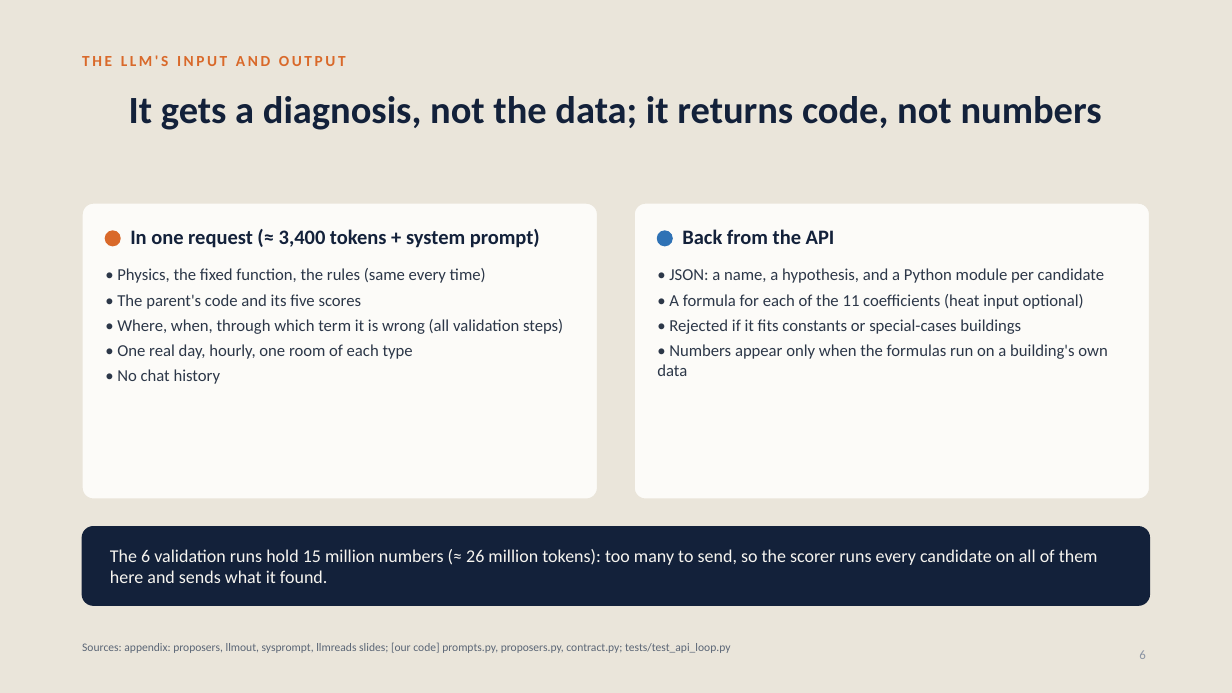
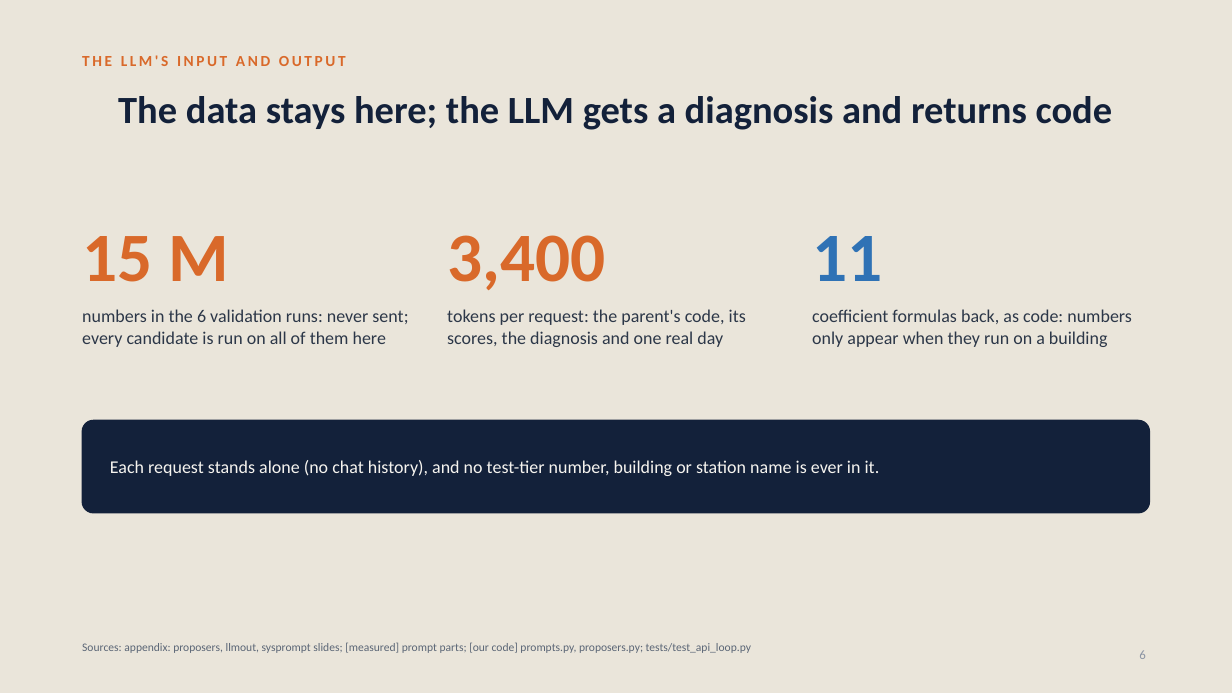
Before and after one commit to srivathsanb14/working-code, a slide deck: slide 6 of docs/One_Controller_for_Every_Building_meeting.pptx. Drawn at 1232x693 pixels with LibreOffice and Linux fonts; fonts in the diff are those of the drawing. Boxes give left, top, right and bottom in pixels: in the first picture for what was removed or moved away, otherwise in the second. Text is boxed around its words. In the diff, an @@ line names an element or a change of style, - is before the commit and + after.

```diff
--- a/docs/One_Controller_for_Every_Building_meeting.pptx
+++ b/docs/One_Controller_for_Every_Building_meeting.pptx
@@ title at [118,96,1113,130]: text changed @@
-It gets a diagnosis, not the data; it returns code, not numbers
+The data stays here; the LLM gets a diagnosis and returns code
@@ rounded rectangle removed at [82,203,598,499] @@
@@ rounded rectangle removed at [635,203,1151,499] @@
@@ text added at [82,236,229,282], 54 pt, text #D9692A, bold @@
+15 M
@@ ellipse removed at [105,231,120,246] @@
@@ text at [447,235,605,290]: text changed; size 16 to 54 pt; text colour #13213A to #D9692A @@
-In one request (≈ 3,400 tokens + system prompt)
+3,400
@@ ellipse removed at [658,231,673,246] @@
@@ text removed at [682,229,835,244] @@
-Back from the API
@@ text added at [812,236,882,281], 54 pt, text #2F72B5, bold @@
+11
@@ text added at [82,309,408,347], 14 pt, text #2C3748 @@
+numbers in the 6 validation runs: never sent; every candidate is run on all of them here
@@ text at [447,309,746,347]: text changed; size 13 to 14 pt @@
-• Physics, the fixed function, the rules (same every time)
-• The parent's code and its five scores
-• Where, when, through which term it is wrong (all validation steps)
-• One real day, hourly, one room of each type
-• No chat history
+tokens per request: the parent's code, its scores, the diagnosis and one real day
@@ text added at [812,309,1132,347], 14 pt, text #2C3748 @@
+coefficient formulas back, as code: numbers only appear when they run on a building
@@ rounded rectangle: place and size @@
-rounded rectangle at [82,527,1150,605]
+rounded rectangle at [82,421,1150,513]
@@ rounded rectangle at [82,421,1150,513]: proportions changed @@
@@ text "Each request stands alone (no ..." at [110,460,880,476]: vertical alignment top to middle @@
@@ text at [110,460,880,476]: text changed; size 13 to 14 pt; text colour #2C3748 to #F6F4EF @@
-• JSON: a name, a hypothesis, and a Python module per candidate
-• A formula for each of the 11 coefficients (heat input optional)
-• Rejected if it fits constants or special-cases buildings
-• Numbers appear only when the formulas run on a building's own data
+Each request stands alone (no chat history), and no test-tier number, building or station name is ever in it.
@@ text removed at [110,549,1098,583] @@
-The 6 validation runs hold 15 million numbers (≈ 26 million tokens): too many to send, so the scorer runs every candidate on all of them here and sends what it found.
@@ text at [82,642,751,653]: text changed @@
-Sources: appendix: proposers, llmout, sysprompt, llmreads slides; [our code] prompts.py, proposers.py, contract.py; tests/test_api_loop.py
+Sources: appendix: proposers, llmout, sysprompt slides; [measured] prompt parts; [our code] prompts.py, proposers.py; tests/test_api_loop.py
```
Also in this commit, not shown: 7 other slides changed, 5 other files.
